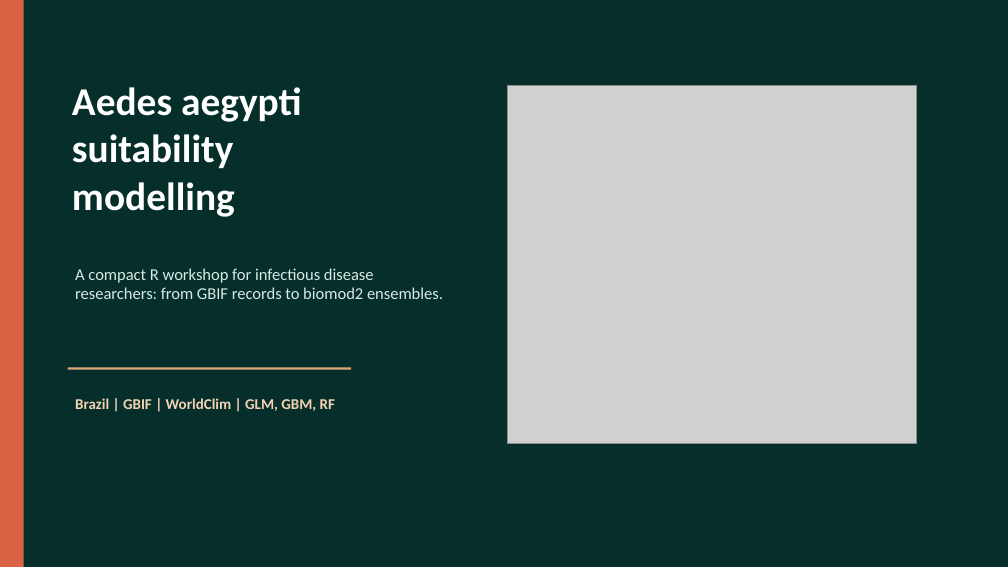
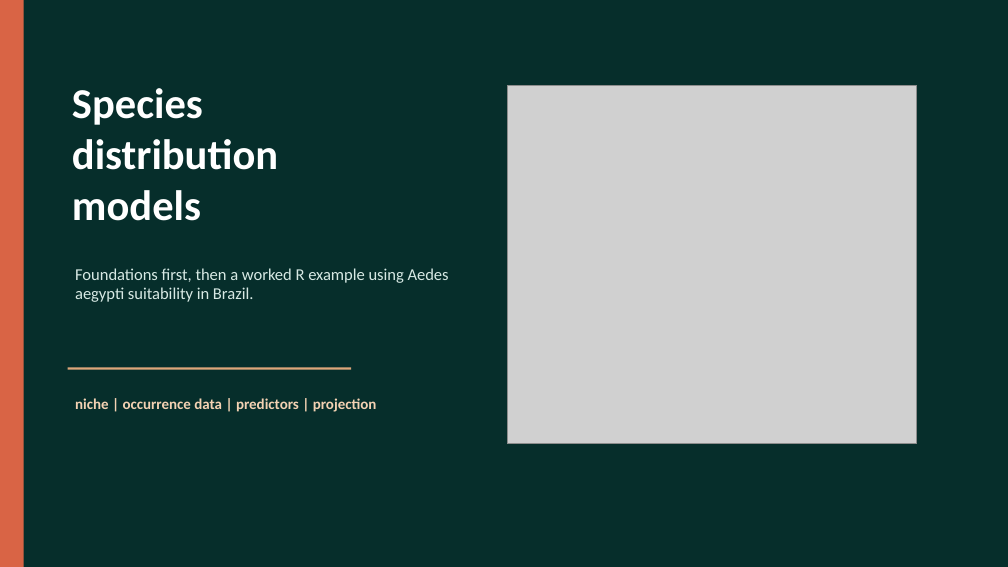
Before and after one commit to JeniccaP/SDM-Workshop, a slide deck: slide 1 of slides/intro_sdm_dengue_brazil.pptx. Drawn at 1008x567 pixels with LibreOffice and Linux fonts; fonts in the diff are those of the drawing; grey boxes stand for pictures. Boxes give left, top, right and bottom in pixels: in the first picture for what was removed or moved away, otherwise in the second. Text is boxed around its words. In the diff, an @@ line names an element or a change of style, - is before the commit and + after.

Commit message:
Start slides with SDM foundations

```diff
--- a/slides/intro_sdm_dengue_brazil.pptx
+++ b/slides/intro_sdm_dengue_brazil.pptx
@@ text at bbox=[72, 88, 278, 221]: text changed; size 37.5 to 40.5 pt @@
-Aedes aegypti
-suitability
-modelling
+Species
+distribution
+models
@@ text at bbox=[75, 268, 449, 302]: text changed @@
-A compact R workshop for infectious disease researchers: from GBIF records to biomod2 ensembles.
+Foundations first, then a worked R example using Aedes aegypti suitability in Brazil.
@@ text at bbox=[75, 398, 377, 412]: text changed @@
-Brazil | GBIF | WorldClim | GLM, GBM, RF
+niche | occurrence data | predictors | projection
```
Also in this commit, not shown: 9 other slides changed, 2 slides added, 2 slides removed, 1 other file.
